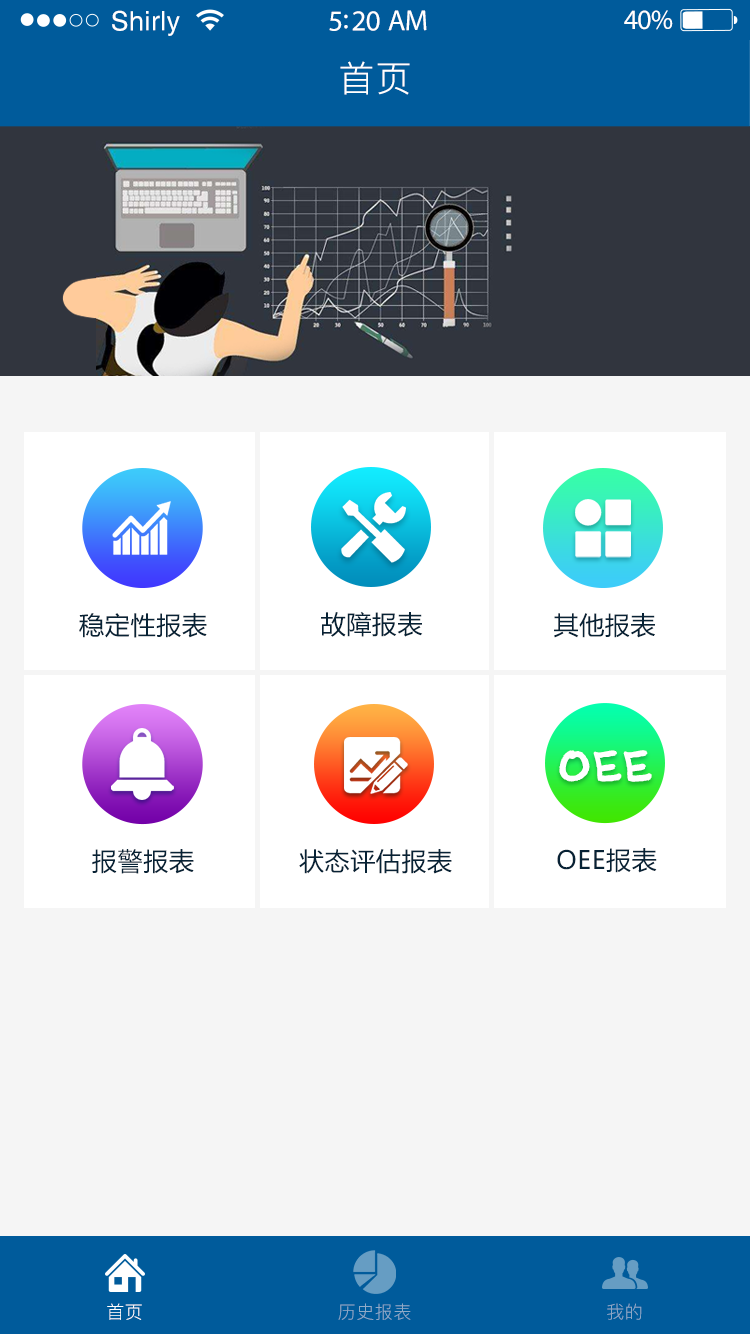
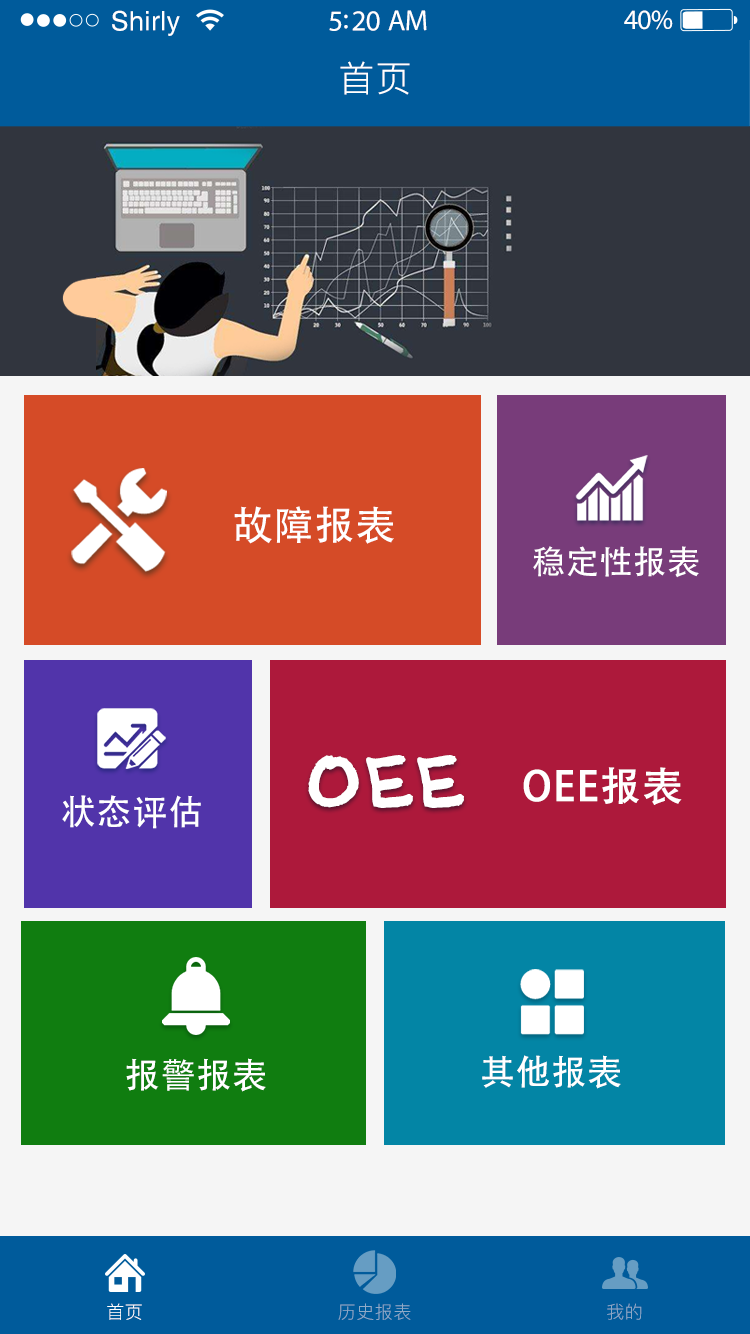
Layer changes from the first 750px x 1334px image to the second:
hid group "con1" (34 layers) over [21, 406, 726, 1145]
showed group "con2" (22 layers) over [21, 395, 726, 1145]
